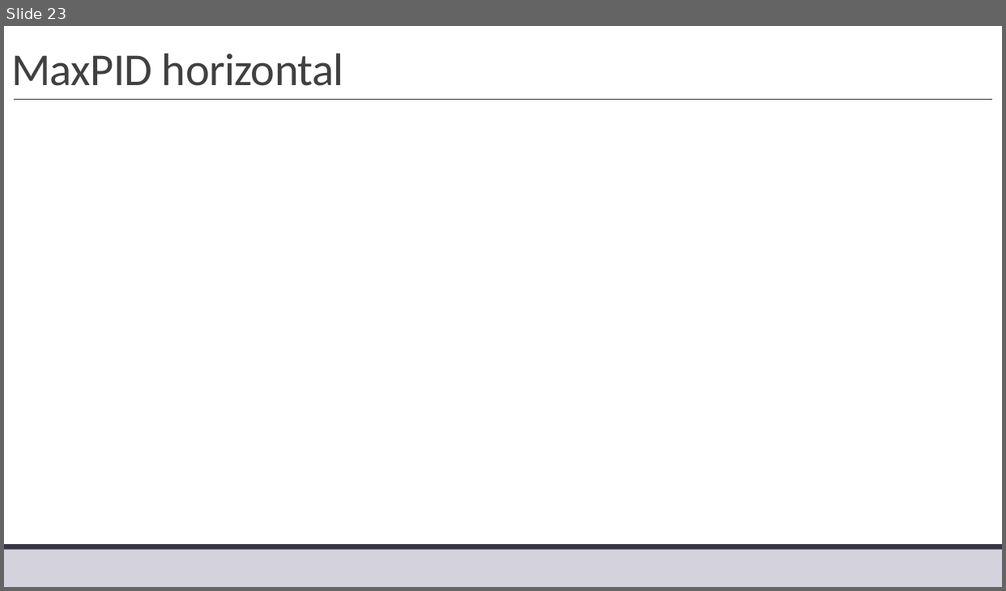
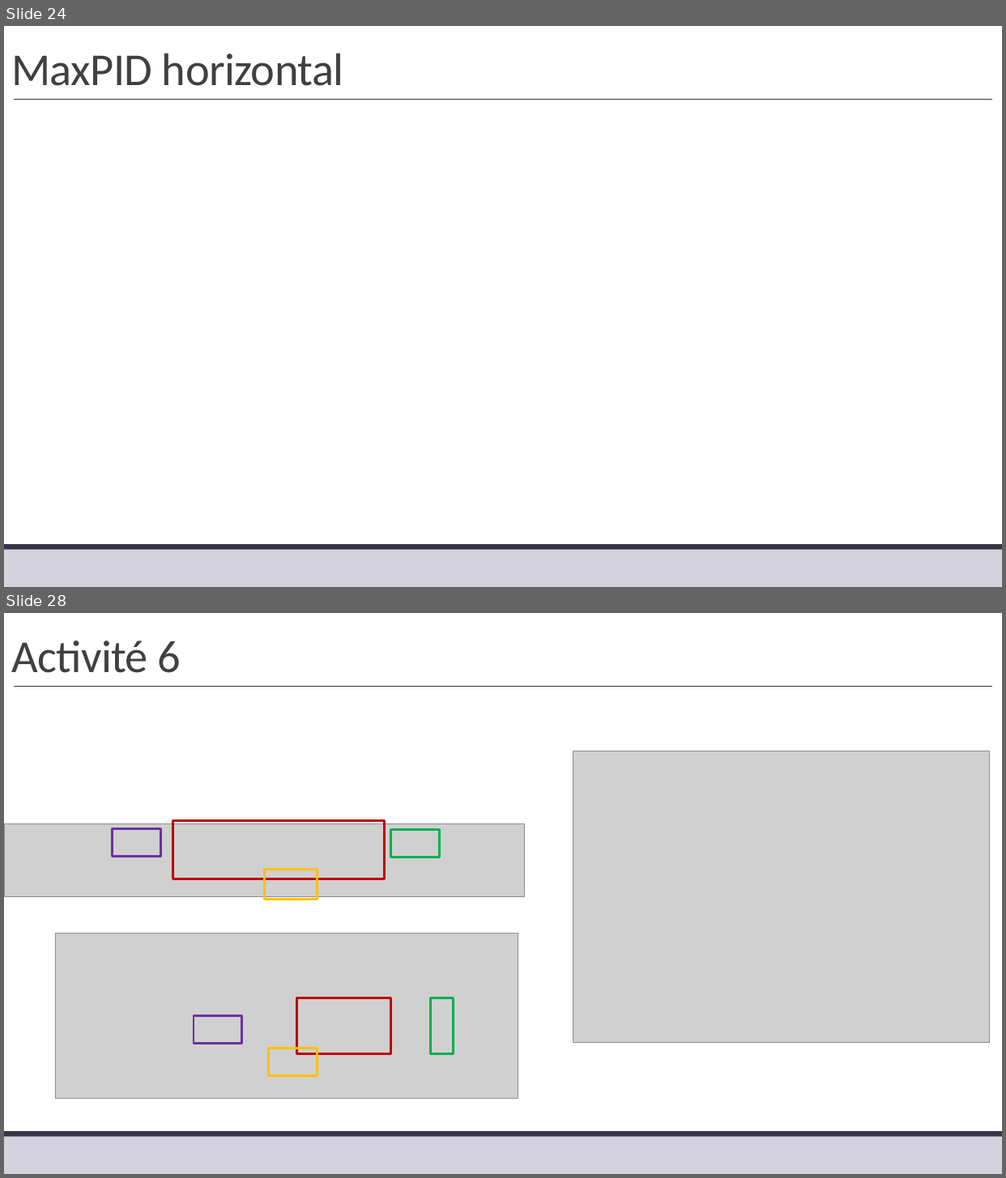
Before and after one commit to xpessoles/TP_Corriges, a slide deck: 11_MaxPID/11_MaxPID_Corrige.pptx. Shown one above the other, each under a label of ours: slide 23 before the commit, slides 24 and 28 after it; the slides between them are not shown. The pictures are 1006x591 and 1006x1178 pixels, drawn with LibreOffice and Linux fonts; fonts in the diff are those of the drawing; grey boxes stand for pictures. Boxes give left, top, right and bottom in pixels: in the first picture for what was removed or moved away, otherwise in the second. Text is boxed around its words. In the diff, an @@ line names an element or a change of style, - is before the commit and + after.

```diff
--- a/11_MaxPID/11_MaxPID_Corrige.pptx
+++ b/11_MaxPID/11_MaxPID_Corrige.pptx
@@ slide 28 added at [4,613,1002,1174], background #FFFFFF; not listed: 3 template elements that a slide beside it also shows @@
@@ title added at [11,641,181,673], 44 pt, text #404040 @@
+Activité 6
@@ picture added at [573,751,990,1042] @@
@@ picture added at [4,824,524,897] @@
@@ rectangle added at [113,829,161,857], outline #7030A0 2.25 pt @@
@@ rectangle added at [172,821,385,879], outline #C00000 2.25 pt @@
@@ rectangle added at [391,830,440,858], outline #00B050 2.25 pt @@
@@ rectangle added at [265,869,317,899], outline #FFC000 2.25 pt @@
@@ picture added at [56,934,518,1100] @@
@@ rectangle added at [297,999,391,1054], outline #C00000 2.25 pt @@
@@ rectangle added at [431,999,454,1054], outline #00B050 2.25 pt @@
@@ rectangle added at [194,1016,242,1044], outline #7030A0 2.25 pt @@
@@ rectangle added at [269,1048,317,1076], outline #FFC000 2.25 pt @@
@@ what was slide 23 is now slide 24 @@
```
Also in this commit, not shown: 1 slide changed, 4 other slides added, 5 other files.
